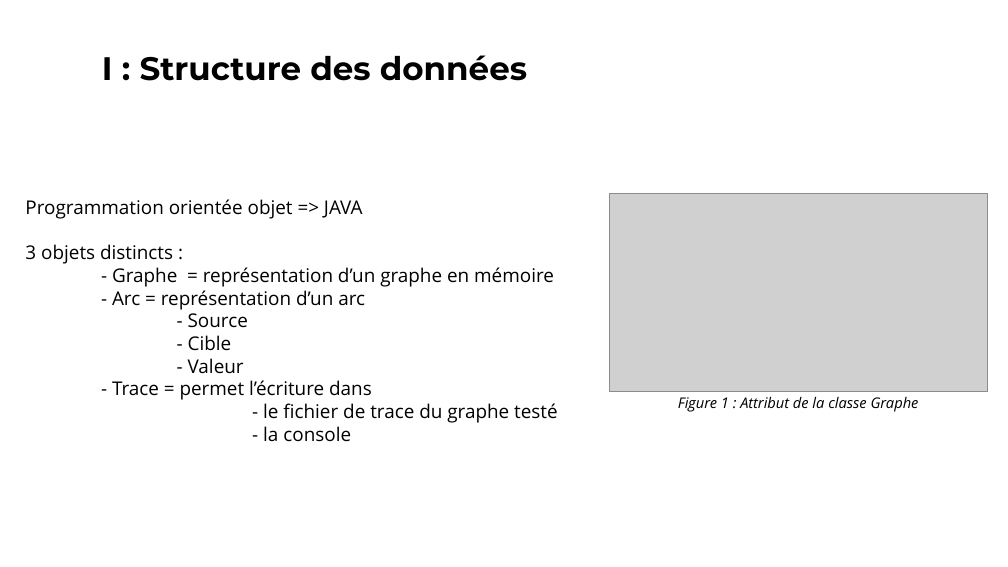
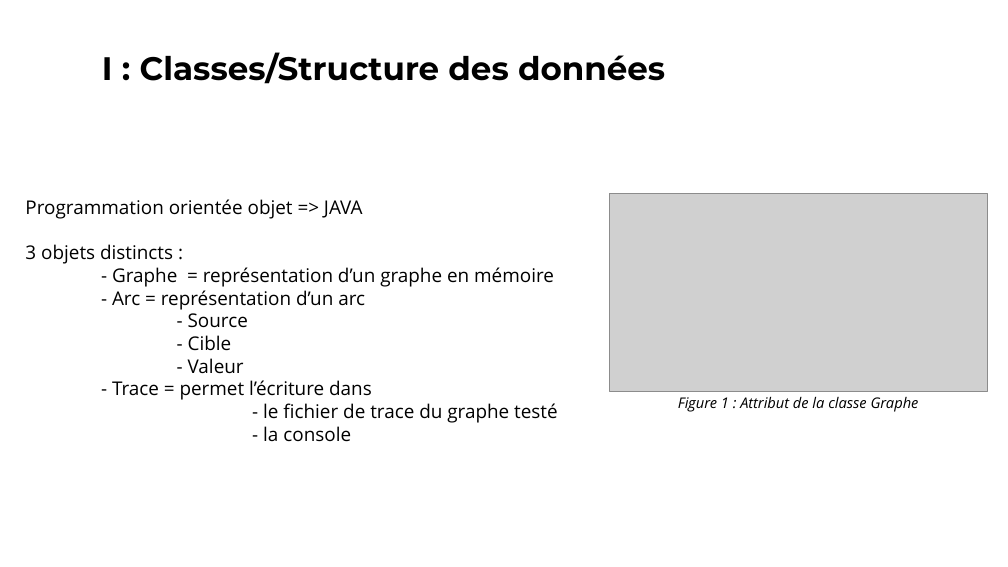
Before and after one commit to vincentdbs/ProjetTheorieDesGraphes, a slide deck: slide 2 of A4_Presentation.pptx. Drawn at 1008x567 pixels with LibreOffice and Linux fonts; fonts in the diff are those of the drawing; grey boxes stand for pictures. Boxes give left, top, right and bottom in pixels: in the first picture for what was removed or moved away, otherwise in the second. Text is boxed around its words. In the diff, an @@ line names an element or a change of style, - is before the commit and + after.

```diff
--- a/A4_Presentation.pptx
+++ b/A4_Presentation.pptx
@@ text at <box>102,52,665,84</box>: text changed @@
-I : Structure des données
+I : Classes/Structure des données
```
Also in this commit, not shown: 5 other slides changed, 5 slides added.
